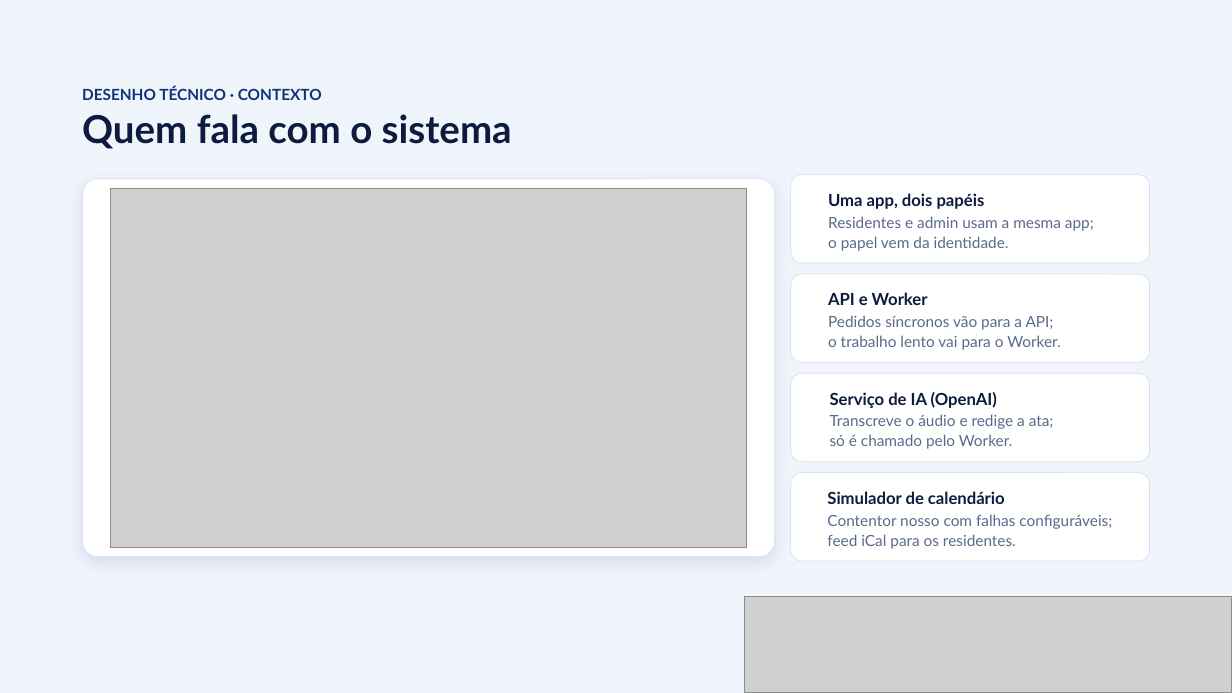
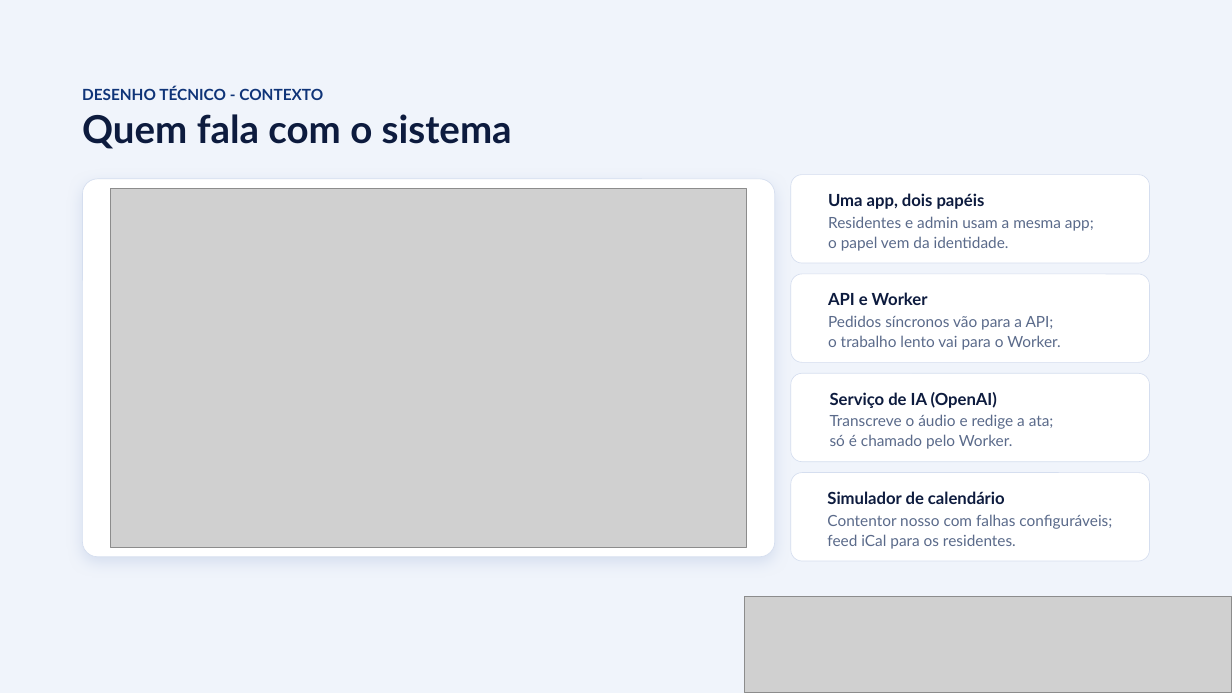
Before and after one commit to LMNSdev/LABDSOF_DOMUSCAST, a slide deck: slide 15 of docs/sprintA/presentation/DomusCast – App de gestão de condomínios.pptx. Drawn at 1232x693 pixels with LibreOffice and Linux fonts; fonts in the diff are those of the drawing; grey boxes stand for pictures; background and template pictures are left out. Boxes give left, top, right and bottom in pixels: in the first picture for what was removed or moved away, otherwise in the second. Text is boxed around its words. In the diff, an @@ line names an element or a change of style, - is before the commit and + after.

```diff
--- a/docs/sprintA/presentation/DomusCast – App de gestão de condomínios.pptx
+++ b/docs/sprintA/presentation/DomusCast – App de gestão de condomínios.pptx
@@ text at [82, 86, 323, 100]: text changed @@
-DESENHO TÉCNICO · CONTEXTO
+DESENHO TÉCNICO - CONTEXTO
```
Also in this commit, not shown: 5 other slides changed.
